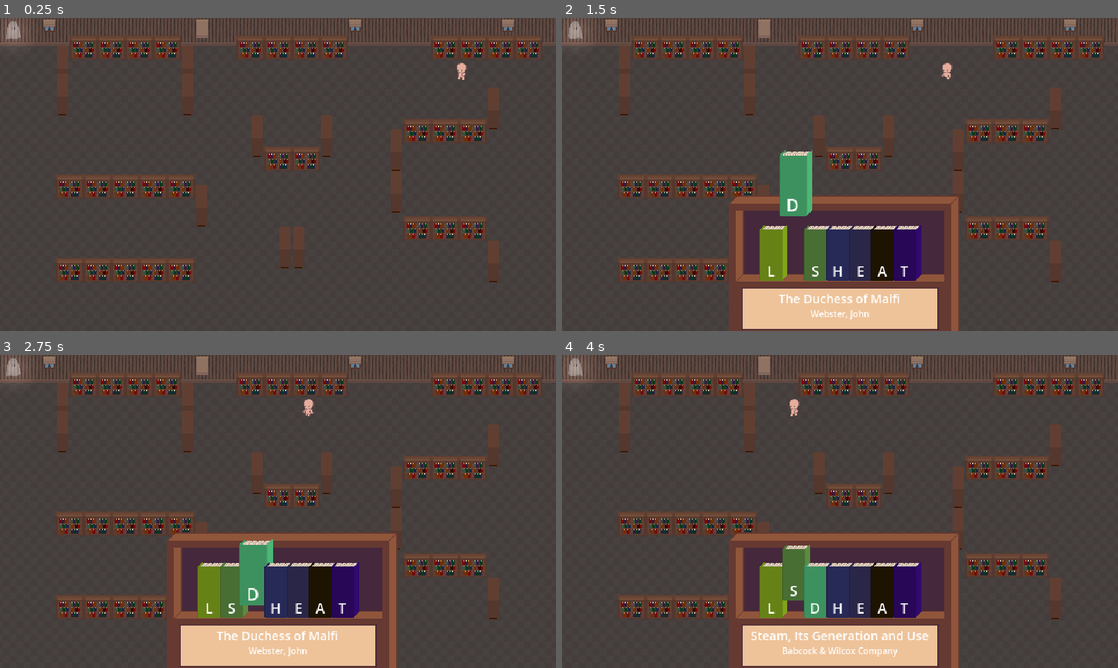
Above: before the commit, frames 1-4 (two rows, left to right).
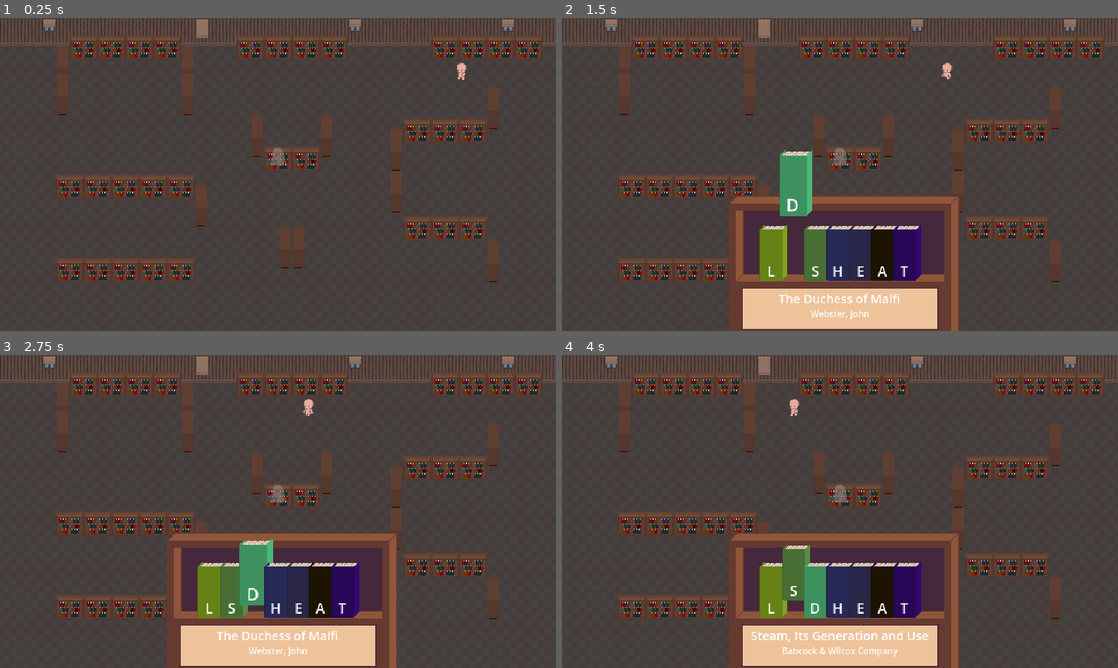
Above: after the commit, the same moments.

Repository: Akarui/GhostGame
Game: Godot game, scene res://scenes/root.tscn
Same seed, same stepped clock (60 frames per second), same inputs: the game is played once before the commit and once after it. The engine's default icon, where the game draws it, is replaced by a stand-in: a white triangle on a blue panel in a dark square.
Inputs:
- Up to frame 1 (0.25 s): no input
- Up to frame 2 (1.5 s): tap Enter (select_book) at 0.5 s; hold Right (cursor_right) 0.53-1.28 s; tap Space (open_shelf) at 0.6, 1.35 s; hold S (move_down) from 1.28 s (still down)
- Up to frame 3 (2.75 s): release S (move_down) at 2.03 s; hold Right (cursor_right) from 2.03 s (still down); tap Enter (select_book) at 2.1 s; tap Space (open_shelf) at 2.3 s
- Up to frame 4 (4 s): release Right (cursor_right) at 2.78 s; hold W (move_up) 2.78-3.53 s; tap Space (open_shelf) at 2.85, 3.6 s; hold Left (cursor_left) from 3.53 s (still down)

The runs differ from the first frame. In frame 1, 0.3% of the frame differs, in the area x 0-52%, y 0-48%; in frame 2, 0.3%; in frame 3, 0.3%; in frame 4, 0.3%.

Commit message:
Add end title card

Diff:
--- a/project.godot
+++ b/project.godot
@@ -91,3 +91,4 @@
 
 textures/canvas_textures/default_texture_filter=0
 textures/default_filters/anisotropic_filtering_level=0
+environment/defaults/default_clear_color=Color(0, 0, 0, 1)
--- /dev/null
+++ b/scenes/Cooldown.gd
@@ -0,0 +1,19 @@
+extends Node2D
+
+var is_ready: bool = true
+# Called when the node enters the scene tree for the first time.
+func _ready():
+	pass # Replace with function body.
+
+
+# Called every frame. 'delta' is the elapsed time since the previous frame.
+func _process(delta):
+	pass
+
+
+func start_timer():
+	is_ready = false
+	$Timer.start()
+
+func _on_timer_timeout():
+	is_ready = true
--- a/scenes/player.tscn
+++ b/scenes/player.tscn
@@ -179,12 +179,14 @@
 radius = 7.0
 height = 22.0
 
-[sub_resource type="Gradient" id="Gradient_pac5r"]
+[sub_resource type="Gradient" id="Gradient_icge5"]
 offsets = PackedFloat32Array(0, 0.695364)
 colors = PackedColorArray(1, 1, 1, 1, 0, 0, 0, 1)
 
 [sub_resource type="GradientTexture2D" id="GradientTexture2D_qf6mb"]
-gradient = SubResource("Gradient_pac5r")
+gradient = SubResource("Gradient_icge5")
+width = 200
+height = 200
 fill = 1
 fill_from = Vector2(0.5, 0.5)
 
@@ -202,9 +204,9 @@
 position = Vector2(0, -1)
 shape = SubResource("CapsuleShape2D_g1x7i")
 
-[node name="PointLight2D" type="PointLight2D" parent="."]
+[node name="DarkLight" type="PointLight2D" parent="."]
 color = Color(0.870588, 0.870588, 0.870588, 1)
-energy = 0.5
+energy = 1.12
 shadow_enabled = true
 texture = SubResource("GradientTexture2D_qf6mb")
 
--- a/scenes/root.tscn
+++ b/scenes/root.tscn
@@ -7,8 +7,12 @@
 [ext_resource type="Texture2D" uid="uid://c41epds6gch3p" path="res://art/set_piece_assets/messy_bookshelf_front.png" id="5_ujaf6"]
 [ext_resource type="Texture2D" uid="uid://byfiad5iceekg" path="res://art/set_piece_assets/bookshelf_sides.png" id="6_3c67u"]
 [ext_resource type="PackedScene" uid="uid://bij6vtgo5sr7f" path="res://scenes/shelf.tscn" id="7_poejy"]
+[ext_resource type="Script" path="res://scripts/wanderer.gd" id="8_6c0ij"]
 [ext_resource type="PackedScene" uid="uid://bk73ee6d1sbgg" path="res://scenes/player.tscn" id="8_b5omt"]
 [ext_resource type="PackedScene" uid="uid://dp7yl5n4hqxok" path="res://scenes/wanderer.tscn" id="9_ltw3n"]
+[ext_resource type="Script" path="res://scenes/Cooldown.gd" id="11_30psj"]
+
+[sub_resource type="CanvasItemMaterial" id="CanvasItemMaterial_2athe"]
 
 [sub_resource type="TileSetAtlasSource" id="TileSetAtlasSource_ivdjs"]
 texture = ExtResource("2_qwifs")
@@ -14324,10 +14328,23 @@
 sources/5 = SubResource("TileSetAtlasSource_ss4fg")
 sources/6 = SubResource("TileSetAtlasSource_7abnl")
 
+[sub_resource type="Gradient" id="Gradient_ylfpw"]
+
+[sub_resource type="GradientTexture2D" id="GradientTexture2D_3vfpa"]
+gradient = SubResource("Gradient_ylfpw")
+fill_from = Vector2(0, 1)
+fill_to = Vector2(0.435897, 0.482906)
+
+[sub_resource type="CanvasItemMaterial" id="CanvasItemMaterial_yg78p"]
+light_mode = 2
+
 [node name="Root" type="Node2D"]
 script = ExtResource("1_n4p34")
 
-[node name="TileMap" type="TileMap" parent="."]
+[node name="CanvasGroup" type="CanvasGroup" parent="."]
+
+[node name="TileMap" type="TileMap" parent="CanvasGroup"]
+material = SubResource("CanvasItemMaterial_2athe")
 tile_set = SubResource("TileSet_xyw5k")
 rendering_quadrant_size = 33
 format = 2
@@ -14342,8 +14359,43 @@
 layer_4/name = "furniture-top"
 layer_4/tile_data = PackedInt32Array(720897, 1179652, 33, 458753, 1179652, 32, 393217, 1179652, 31, 524289, 1179652, 33, 589825, 1179652, 31, 655361, 1179652, 32)
 
-[node name="Wanderer" parent="." instance=ExtResource("9_ltw3n")]
+[node name="Wanderer" parent="CanvasGroup" instance=ExtResource("9_ltw3n")]
+script = ExtResource("8_6c0ij")
 
-[node name="Player" parent="." instance=ExtResource("8_b5omt")]
+[node name="Player" parent="CanvasGroup" instance=ExtResource("8_b5omt")]
 
 [node name="Shelf" parent="." instance=ExtResource("7_poejy")]
+
+[node name="EndTitle" type="MarginContainer" parent="."]
+offset_left = 140.0
+offset_top = 71.0
+offset_right = 481.0
+offset_bottom = 247.0
+
+[node name="ColorRect" type="ColorRect" parent="EndTitle"]
+layout_mode = 2
+color = Color(0, 0, 0, 1)
+
+[node name="PointLight2D" type="PointLight2D" parent="EndTitle/ColorRect"]
+position = Vector2(169.5, 87.5)
+scale = Vector2(5.17188, 2.70313)
+texture = SubResource("GradientTexture2D_3vfpa")
+
+[node name="Label" type="Label" parent="EndTitle"]
+layout_mode = 2
+theme_override_font_sizes/font_size = 30
+text = "The End"
+horizontal_alignment = 1
+
+[node name="CanvasModulate" type="CanvasModulate" parent="."]
+show_behind_parent = true
+material = SubResource("CanvasItemMaterial_yg78p")
+color = Color(0, 0, 0, 1)
+
+[node name="Cooldown" type="Node2D" parent="."]
+script = ExtResource("11_30psj")
+
+[node name="Timer" type="Timer" parent="Cooldown"]
+one_shot = true
+
+[connection signal="timeout" from="Cooldown/Timer" to="Cooldown" method="_on_timer_timeout"]
--- a/scenes/shelf.tscn
+++ b/scenes/shelf.tscn
@@ -23,6 +23,17 @@
 _data = {
 "open_shelf": SubResource("Animation_3i5q1")
 }
+
+[sub_resource type="Gradient" id="Gradient_pac5r"]
+offsets = PackedFloat32Array(0, 0.695364)
+colors = PackedColorArray(1, 1, 1, 1, 0, 0, 0, 1)
+
+[sub_resource type="GradientTexture2D" id="GradientTexture2D_y5d21"]
+gradient = SubResource("Gradient_pac5r")
+width = 500
+height = 200
+fill = 1
+fill_from = Vector2(0.5, 0.5)
 
 [node name="Shelf" type="Node2D"]
 position = Vector2(320, 430)
@@ -85,3 +96,10 @@
 libraries = {
 "": SubResource("AnimationLibrary_rgv2j")
 }
+
+[node name="DarkLight" type="PointLight2D" parent="."]
+color = Color(0.870588, 0.870588, 0.870588, 1)
+energy = 1.52
+range_z_min = 0
+shadow_enabled = true
+texture = SubResource("GradientTexture2D_y5d21")
--- a/scripts/Player.gd
+++ b/scripts/Player.gd
@@ -1,16 +1,19 @@
 extends Area2D
 
 @export var speed = 200
-@export var PLAYER_START_X = 100
-@export var PLAYER_START_Y = 100;
+@export var PLAYER_START_X = 300
+@export var PLAYER_START_Y = 300
 var screen_size
 var can_move
+var game_over = false
 
 # Called when the node enters the scene tree for the first time.
 func _ready():
 	screen_size = get_viewport_rect().size
 	modulate.a8 = 98
 	can_move = true
+	$DarkLight.visible = false
+	position = Vector2(screen_size.x / 2, (screen_size.y / 2) - 20)
 
 # Called every frame. 'delta' is the elapsed time since the previous frame.
 func _process(delta):
@@ -52,4 +55,16 @@
 
 func _on_area_entered(area):
 	if area.is_in_group("enemy"):
-		print(area, "Game Over") # Replace with function body.
+		game_over = true
+
+func activateDarkMode(darkMode :bool):
+	$DarkLight.visible = darkMode
+
+func reset():
+	can_move = true
+	position = Vector2(screen_size.x / 2, (screen_size.y / 2) - 20)
+
+func get_game_over():
+	var temp_game_over = game_over
+	game_over = false
+	return temp_game_over
--- a/scripts/root.gd
+++ b/scripts/root.gd
@@ -3,17 +3,22 @@
 #@onready var shelf_viewport: SubViewport = $BookShelfCanvasLayer/SubViewportContainer/SubViewport
 #@onready var shelf: Node2D = $BookShelfCanvasLayer/SubViewportContainer/SubViewport/Shelf
 @onready var shelf: Node2D = $Shelf
-@onready var wanderer: Node2D = $Wanderer
-@onready var player: Node2D = $Player
+@onready var wanderer: Node2D = $CanvasGroup/Wanderer
+@onready var player: Node2D = $CanvasGroup/Player
 
 var shelf_scene = load("res://scenes/shelf.tscn")
 var wanderer_scene = load("res://scenes/wanderer.tscn")
 var player_scene = load("res://scenes/player.tscn")
 
 var shelf_mode = false
+var dark_mode = false
+var isPaused = false
+var trueEnd = false
 
 # Called when the node enters the scene tree for the first time.
 func _ready():
+	$CanvasModulate.visible = false
+	$EndTitle.visible = false
 	randomize()
 
 # Called every frame. 'delta' is the elapsed time since the previous frame.
@@ -23,6 +28,28 @@
 			shelf_mode = true
 			shelf.open()
 			player.can_move = false
+			if dark_mode:
+				shelf.activateDarkMode()
+
+	if (player.get_game_over() || wanderer.is_game_over()) && $Cooldown.is_ready:
+		if !dark_mode:
+			$Cooldown.start_timer()
+			player.reset()
+			wanderer.reset()
+			dark_mode = true
+			player.activateDarkMode(true)
+			$CanvasModulate.visible = true
+			player.game_over = false
+			wanderer.set_game_over(false)
+			$EndTitle.visible = true
+		else:
+			trueEnd = true
+			$EndTitle.visible = true
+			player.visible = false
+
+	if $EndTitle.visible && !trueEnd && $Cooldown.is_ready:
+		if Input.is_anything_pressed():
+			$EndTitle.visible = false
 
 
 
--- a/scripts/shelf.gd
+++ b/scripts/shelf.gd
@@ -44,6 +44,7 @@
 	cursor.get_node("CanvasLayer").get_node("Label").text = "Cursor: 0"
 	books.get_child(0).highlight()
 	set_labels()
+	$DarkLight.visible = false
 
 # Called every frame. 'delta' is the elapsed time since the previous frame.
 func _process(delta):
@@ -144,3 +145,6 @@
 
 func open():
 	$AnimationPlayer.play("open_shelf")
+
+func activateDarkMode():
+	$DarkLight.visible = true
--- /dev/null
+++ b/scripts/wanderer.gd
@@ -0,0 +1,23 @@
+extends Node2D
+
+
+# Called when the node enters the scene tree for the first time.
+func _ready():
+	pass # Replace with function body.
+
+
+# Called every frame. 'delta' is the elapsed time since the previous frame.
+func _process(delta):
+	pass
+
+func is_game_over():
+	var game_over = $Path2D2/PathFollow2D.game_over
+	set_game_over(false)
+	return game_over
+
+func set_game_over(game_over :bool):
+	$Path2D2/PathFollow2D.game_over = game_over
+
+func reset():
+	set_game_over(false)
+	$Path2D2/PathFollow2D.progress_ratio = float(0)
--- a/scripts/wandererpath.gd
+++ b/scripts/wandererpath.gd
@@ -2,6 +2,7 @@
 
 var speed = 0.03
 var previous_position = Vector2.ZERO
+var game_over = false;
 # Called when the node enters the scene tree for the first time.
 func _ready():
 	previous_position = Vector2(position.x, position.y)
@@ -19,7 +20,7 @@
 	previous_position = position
 
 	if $Area2D/MidVisionCast.is_colliding() && $Area2D/MidVisionCast.get_collider().is_in_group("player"):
-		print("Game Over")
+		game_over = true
 
 	if (deltaX > 0) && (abs(deltaY) < abs(deltaX)):
 		$Area2D/AnimatedSprite2D.play("var1_walk_right")
Not shown: 1 places in scenes/root.tscn that only renumber resources
Not shown: 1 places in scenes/shelf.tscn that only renumber resources
